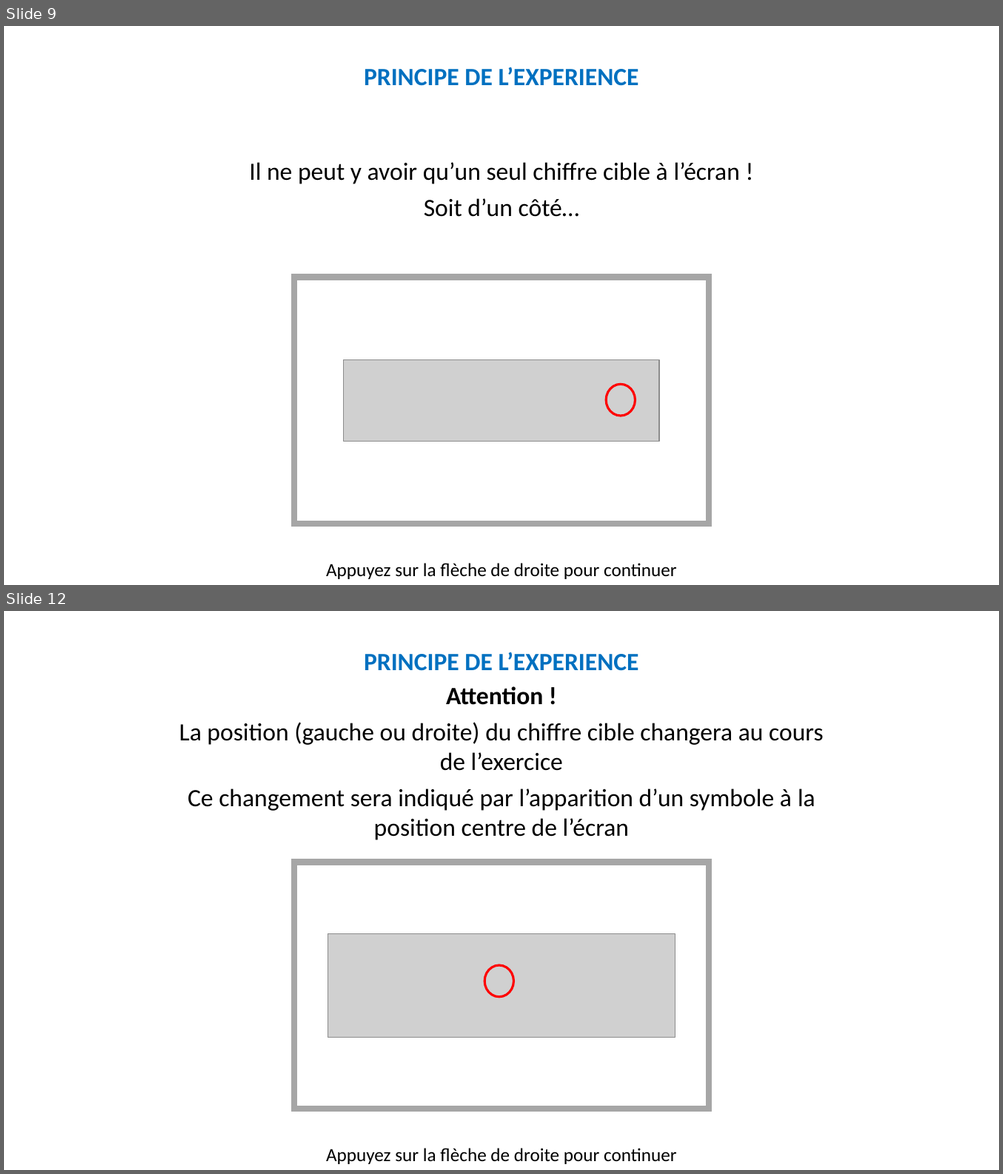
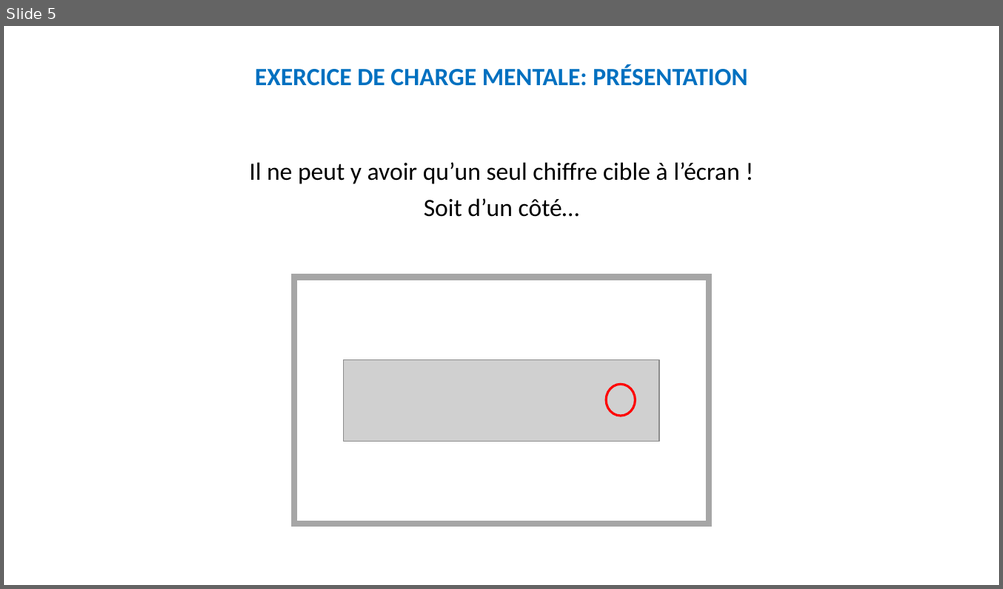
Before and after one commit to MBB-team/Online_Testing, a slide deck: src/EngMain/Stimuli/Instructions.pptx. Shown one above the other, each under a label of ours: slides 9 and 12 before the commit, slide 5 after it; the slides between them are not shown. The pictures are 1003x1174 and 1003x589 pixels, drawn with LibreOffice and Linux fonts; fonts in the diff are those of the drawing; grey boxes stand for pictures. Boxes give left, top, right and bottom in pixels: in the first picture for what was removed or moved away, otherwise in the second. Text is boxed around its words. In the diff, an @@ line names an element or a change of style, - is before the commit and + after.

```diff
--- a/src/EngMain/Stimuli/Instructions.pptx
+++ b/src/EngMain/Stimuli/Instructions.pptx
@@ slide 12 removed at bbox=[4, 611, 999, 1170], background #FFFFFF @@
@@ text removed at bbox=[364, 652, 639, 671] @@
-PRINCIPE DE L’EXPERIENCE
@@ text removed at bbox=[179, 686, 823, 840] @@
-Attention !
-La position (gauche ou droite) du chiffre cible changera au cours de l’exercice
-Ce changement sera indiqué par l’apparition d’un symbole à la position centre de l’écran
@@ rectangle removed at bbox=[294, 863, 709, 1110] @@
@@ picture removed at bbox=[328, 934, 675, 1037] @@
@@ ellipse removed at bbox=[484, 965, 514, 997] @@
@@ text removed at bbox=[326, 1148, 677, 1165] @@
-Appuyez sur la flèche de droite pour continuer
@@ what was slide 9 is now slide 5 @@
@@ slide 5 changed as well @@
@@ text added at bbox=[255, 65, 747, 86], 24 pt, text #0070C0, bold @@
+EXERCICE DE CHARGE MENTALE: PRÉSENTATION
@@ text removed at bbox=[364, 67, 639, 86] @@
-PRINCIPE DE L’EXPERIENCE
@@ text removed at bbox=[326, 563, 677, 580] @@
-Appuyez sur la flèche de droite pour continuer
```
Also in this commit, not shown: 8 other slides changed, 8 slides added, 12 other slides removed.
